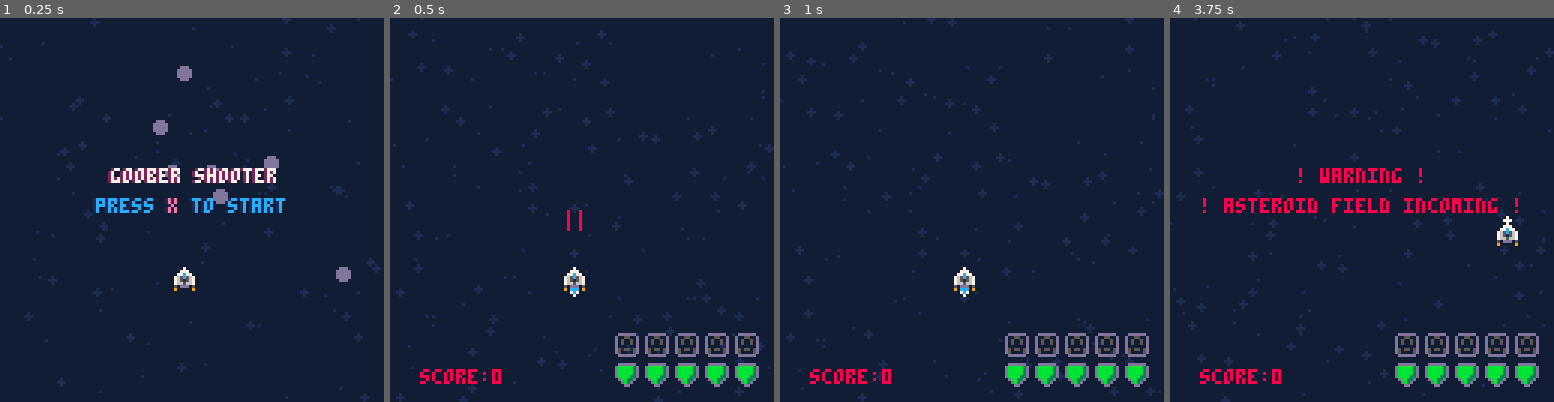
Above: before the commit, frames 1-4 (left to right).
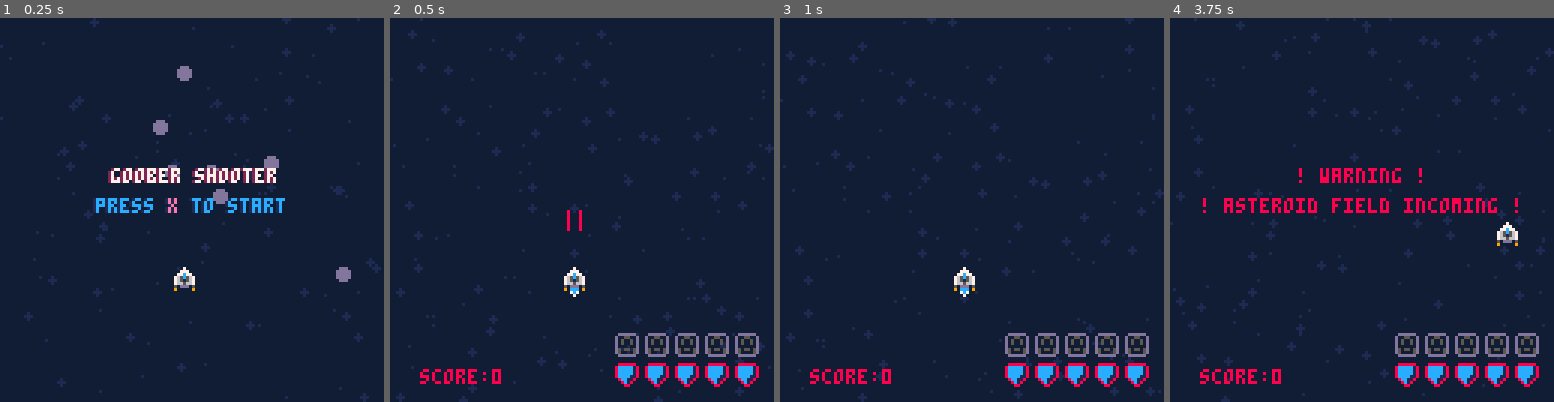
Above: after the commit, the same moments.

Repository: Sam-Horner-42/pico-8
Game: PICO-8 cartridge carts/firstgame/firstgame.p8
The game is run twice, just before and just after one commit, with the same random seed, the same clock (stepped at 60 frames per second) and the same inputs.
Inputs:
- Up to frame 1 (0.25 s): no input
- Up to frame 2 (0.5 s): tap X (X key) at 0.33 s
- Up to frame 3 (1 s): tap O (Z key) at 0.7 s
- Up to frame 4 (3.75 s): tap X (X key) at 1.07, 1.85, 2.97 s; hold Right 1.6-2.1 s; tap O (Z key) every 0.4 s from 1.7 to 3.7 s; hold Up 2.15-2.42 s; hold Right 2.47-3.03 s; hold Left 3.08-3.58 s; hold Down from 3.63 s (still down)

Frame 1 is identical in both runs. In frame 2, 1.5% of the frame differs, in the area x 58-97%, y 89-97%; in frame 3, 1.5%; in frame 4, 1.6%, in the area x 58-97%, y 51-97%.

Commit message:
Added hit colour effect

Diff:
--- /dev/null
+++ b/backup/20250715_230453_firstgame.p8
@@ -0,0 +1,51 @@
+pico-8 cartridge // http://www.pico-8.com
+version 42
+__lua__
+#include main.lua
+#include gameplay.lua
+#include stars.lua
+#include pickups.lua
+#include enemies.lua
+#include thrusters.lua
+#include player.lua
+#include projectiles.lua
+#include laser_beams.lua
+#include rockets.lua
+…(38 lines of a section not shown)…
--- /dev/null
+++ b/backup/20250715_232504_firstgame.p8
@@ -0,0 +1,51 @@
+pico-8 cartridge // http://www.pico-8.com
+version 42
+__lua__
+#include main.lua
+#include gameplay.lua
+#include stars.lua
+#include pickups.lua
+#include enemies.lua
+#include thrusters.lua
+#include player.lua
+#include projectiles.lua
+#include laser_beams.lua
+#include rockets.lua
+…(38 lines of a section not shown)…
--- a/backup/last_run.p8
+++ b/backup/last_run.p8
@@ -12,14 +12,14 @@
 #include laser_beams.lua
 #include rockets.lua
 __gfx__
-000700000dddddd0055505500000000000555500006a66000050500558999985060660600333333007777770077777700333333000800000022222200dddddd0
-00777000dbbbbb3d5770076500000000056566500a777a60000000055888888506277260302222037008800770800807307777030878000020088002d005500d
-077c7700dbbbbb3d5770776500000000567755750aa6aa7600500000681331860201102032ddd1237086680770800807377887630878000020866802d050050d
-765c5670dbbbbb3d57700765000000006655756667aaa56650050a05081331802222222232ddd1237087780770800807378888630878000020877802d050050d
-76515670dbbbb33d577706650000000065765656669a90705a000000778338770062260032ddd1237887788770800807378888638050800028877882d000000d
-766566700dbb33d005700650000000007677576769699970500aa0007081180700600600302dd2037805508770500507377886630000000028055082d505505d
-50ddd05000db3d0000506500000000000765767009996900000000000075570000800800300220037009a0077060060730666603000000002009a002d500005d
-90000090000dd000000050000000000000776700009999000050050000000000000000000333333007777770077777700333333000000000022222200dddddd0
+0007000008888880055505500000000000555500006a66000050500558999985060660600333333007777770077777700333333000880000022222200dddddd0
+007770008ccccc185770076500000000056566500a777a60000000055888888506277260302222037008800770800807307777030866800020088002d005500d
+077c77008ccccc185770776500000000567755750aa6aa7600500000681331860201102032ddd1237086680770800807377887630877800020866802d050050d
+765c56708ccccc1857700765000000006655756667aaa56650050a05081331802222222232ddd1237087780770800807378888638877880020877802d050050d
+765156708cccc118577706650000000065765656669a90705a000000778338770062260032ddd1237887788770800807378888638055080028877882d000000d
+7665667008cc118005700650000000007677576769699970500aa0007081180700600600302dd2037805508770500507377886630000000028055082d505505d
+50ddd050008c180000506500000000000765767009996900000000000075570000800800300220037009a0077060060730666603000000002009a002d500005d
+9000009000088000000050000000000000776700009999000050050000000000000000000333333007777770077777700333333000000000022222200dddddd0
 
 
 
--- a/carts/firstgame/firstgame.p8
+++ b/carts/firstgame/firstgame.p8
@@ -12,14 +12,14 @@
 #include laser_beams.lua
 #include rockets.lua
 __gfx__
-000700000dddddd0055505500000000000555500006a66000050500558999985060660600333333007777770077777700333333000800000022222200dddddd0
-00777000dbbbbb3d5770076500000000056566500a777a60000000055888888506277260302222037008800770800807307777030878000020088002d005500d
-077c7700dbbbbb3d5770776500000000567755750aa6aa7600500000681331860201102032ddd1237086680770800807377887630878000020866802d050050d
-765c5670dbbbbb3d57700765000000006655756667aaa56650050a05081331802222222232ddd1237087780770800807378888630878000020877802d050050d
-76515670dbbbb33d577706650000000065765656669a90705a000000778338770062260032ddd1237887788770800807378888638050800028877882d000000d
-766566700dbb33d005700650000000007677576769699970500aa0007081180700600600302dd2037805508770500507377886630000000028055082d505505d
-50ddd05000db3d0000506500000000000765767009996900000000000075570000800800300220037009a0077060060730666603000000002009a002d500005d
-90000090000dd000000050000000000000776700009999000050050000000000000000000333333007777770077777700333333000000000022222200dddddd0
+0007000008888880055505500000000000555500006a66000050500558999985060660600333333007777770077777700333333000880000022222200dddddd0
+007770008ccccc185770076500000000056566500a777a60000000055888888506277260302222037008800770800807307777030866800020088002d005500d
+077c77008ccccc185770776500000000567755750aa6aa7600500000681331860201102032ddd1237086680770800807377887630877800020866802d050050d
+765c56708ccccc1857700765000000006655756667aaa56650050a05081331802222222232ddd1237087780770800807378888638877880020877802d050050d
+765156708cccc118577706650000000065765656669a90705a000000778338770062260032ddd1237887788770800807378888638055080028877882d000000d
+7665667008cc118005700650000000007677576769699970500aa0007081180700600600302dd2037805508770500507377886630000000028055082d505505d
+50ddd050008c180000506500000000000765767009996900000000000075570000800800300220037009a0077060060730666603000000002009a002d500005d
+9000009000088000000050000000000000776700009999000050050000000000000000000333333007777770077777700333333000000000022222200dddddd0
 
 
 
--- a/carts/firstgame/gameplay.lua
+++ b/carts/firstgame/gameplay.lua
@@ -84,9 +84,6 @@
             end
             warningcolourtimer = 20
         end
-        if player.invuln_timer > 0 then
-            player.invuln_timer -= 1
-        end
         if player.weapon_timer > 0 then
             player.weapon_timer -= 1
         end
@@ -201,8 +198,9 @@
                     player.health -= 10
                     player.health_bar_timer = 5
                     player.weapon_timer = 10
+                    player.invuln_timer = 5
                 elseif player.shield == true then
-                    player.invuln_timer = 30 -- half a second of invulnerability
+                    player.invuln_timer = 5 -- half a second of invulnerability
                     sfx(15, 3)
                     player.shield = false
                 end
@@ -299,6 +297,7 @@
             print("+100", gameplay.popup_x, gameplay.popup_y, 8)
             print("+100", gameplay.popup_x - 1, gameplay.popup_y, 7)
         end
+
         for enemy in all(gameplay.enemies) do
             enemy:draw() --spawn enemies
         end
--- a/carts/firstgame/player.lua
+++ b/carts/firstgame/player.lua
@@ -25,7 +25,9 @@
 
 	update = function(self)
         if self.menu == false then
-
+            if self.invuln_timer > 0 then
+                self.invuln_timer -= 1
+            end
             -- movement
             if btn(1) then self.x += self.spd end -- right
             if btn(0) then self.x -= self.spd end -- left
@@ -45,7 +47,7 @@
 
 
             -- damaged ship
-            if self.health <= 40 then
+            if self.health <= 30 then
                 add(thruster_particles, thruster_particle:new({
                     x = self.x + 7,
                     y = self.y + 3,
@@ -145,6 +147,7 @@
 		    spr(0, self.x, self.y)
         end
         if self.menu == false then
+
             for p in all(thruster_particles) do
                 p:draw()
             end
@@ -155,7 +158,22 @@
                 circfill(self.x + 3, self.y + 12, 1, 12)
                 circfill(self.x + 3, self.y + 10, 1, 7)
             end
-            spr(0, self.x, self.y)
+            if self.invuln_timer > 0 and not self.shield then
+                pal(6, 8)
+                pal(7, 8)
+                pal(12,8)
+                pal(13, 8)
+                pal(5, 8)
+                pal(9, 8)
+                pal(1, 8)
+                spr(0, self.x, self.y)
+                pal()
+            else
+                spr(0, self.x, self.y)
+            end
+
+
+            pal(0,129,1)
 
             if self.shield == true then
                 local r = 9 + sin(time() * 1) * 1
--- a/carts/firstgame/rockets.lua
+++ b/carts/firstgame/rockets.lua
@@ -14,12 +14,12 @@
     update = function(self)
         self.y += self.spd
         add(thruster_particles, thruster_particle:new({
-                x = self.x + 3,
+                x = self.x + 4,
                 y = self.y + 7,
                 dx = rnd(0.2) - 0.2,
                 dy = rnd(0.5) + 0.4,
-                life = 3,
-                size = 2,
+                life = 4,
+                size = 3,
                 smoke = false
             }))
     end,
--- a/carts/firstgame/thrusters.lua
+++ b/carts/firstgame/thrusters.lua
@@ -24,6 +24,7 @@
 
             if btn(1) and not btn(2) then self.life -= 1 end -- right, prevents weird tail
             if btn(0) and not btn(2) then self.life -= 1 end -- left, prevents weird tail
+            if btn(3) then self.life -= 1 end
         elseif self.smoke == true then
             if self.life >= 4 then
                 self.clr = 6
Not shown, changed: activity_log.txt
Not shown, changed: 38 lines of the sprite sheet (__gfx__) section of backup/20250715_230453_firstgame.p8
Not shown, changed: the music (__music__) section of backup/20250715_230453_firstgame.p8
Not shown, changed: the sound effects (__sfx__) section of backup/20250715_230453_firstgame.p8
Not shown, changed: 38 lines of the sprite sheet (__gfx__) section of backup/20250715_232504_firstgame.p8
Not shown, changed: the music (__music__) section of backup/20250715_232504_firstgame.p8
Not shown, changed: the sound effects (__sfx__) section of backup/20250715_232504_firstgame.p8
Not shown, changed: config.txt
Not shown, changed: log.txt
